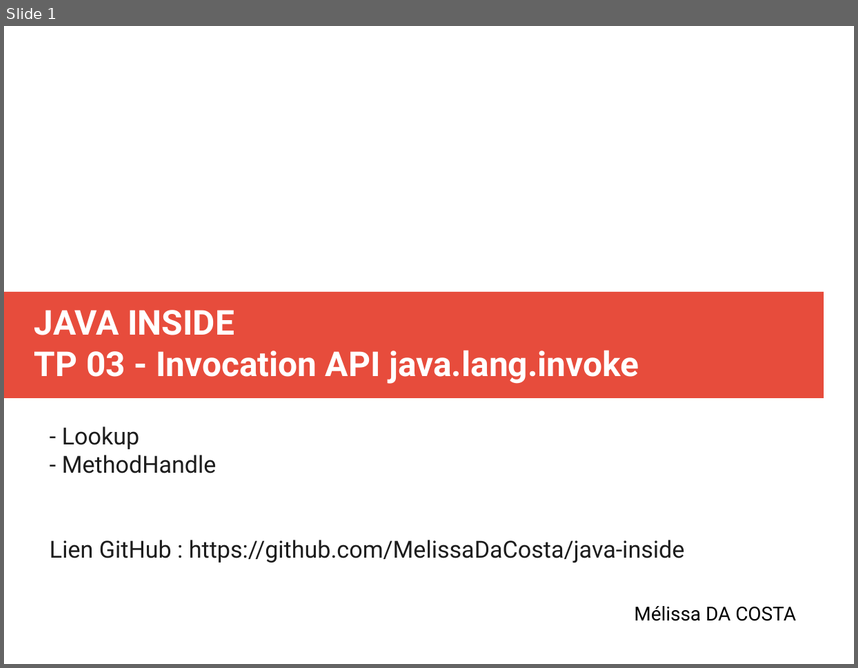
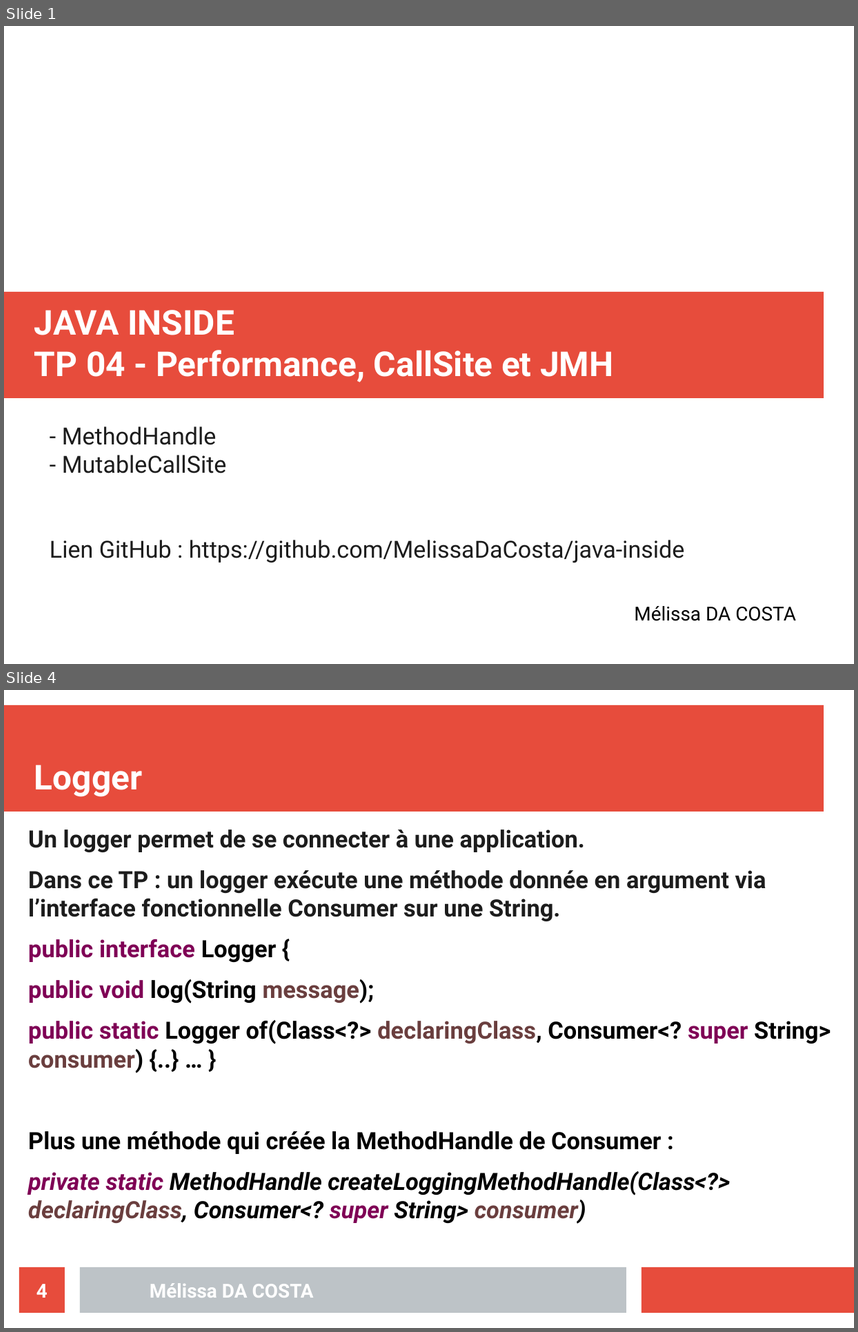
Before and after one commit to MelissaDaCosta/java-inside, a slide deck: lab4/Mélissa_DA_COSTA_slides_TP04.odp. Shown one above the other, each under a label of ours: slide 1 before the commit, slides 1 and 4 after it; the slides between them are not shown. The pictures are 858x668 and 858x1332 pixels, drawn with LibreOffice and Linux fonts; fonts in the diff are those of the drawing. Boxes give left, top, right and bottom in pixels: in the first picture for what was removed or moved away, otherwise in the second. Text is boxed around its words. In the diff, an @@ line names an element or a change of style, - is before the commit and + after.

```diff
--- a/lab4/Mélissa_DA_COSTA_slides_TP04.odp
+++ b/lab4/Mélissa_DA_COSTA_slides_TP04.odp
@@ slide 4 added at box(4, 690, 854, 1328), background #FFFFFF @@
@@ rectangle added at box(4, 705, 824, 812), fill #E74C3C @@
@@ title added at box(34, 765, 143, 797), 32 pt, text #FFFFFF, bold @@
+Logger
@@ text added at box(28, 829, 831, 1223), 22.2 pt, text #000000, bold @@
+Un logger permet de se connecter à une application.
+Dans ce TP : un logger exécute une méthode donnée en argument via l’interface fonctionnelle Consumer sur une String.
+public interface Logger {
+public void log(String message);
+public static Logger of(Class<?> declaringClass, Consumer<? super String> consumer) {..} … }
+Plus une méthode qui créée la MethodHandle de Consumer :
+private static MethodHandle createLoggingMethodHandle(Class<?> declaringClass, Consumer<? super String> consumer)
@@ page number added at box(19, 1267, 65, 1312), fill #E74C3C, 18 pt, text #FFFFFF, bold @@
+4
@@ rectangle added at box(80, 1267, 626, 1312), fill #BDC3C7 @@
@@ rectangle added at box(642, 1267, 854, 1312), fill #E74C3C @@
@@ text added at box(150, 1283, 314, 1297), 18 pt, text #FFFFFF, bold @@
+Mélissa DA COSTA
@@ slide 1 changed as well @@
@@ title at box(34, 310, 613, 382): text changed @@
-JAVA INSIDE
-TP 03 - Invocation API java.lang.invoke
+JAVA INSIDE
+TP 04 - Performance, CallSite et JMH
@@ subtitle at box(62, 426, 139, 449): paragraph removed @@
-- Lookup
@@ subtitle at box(62, 454, 227, 473): paragraph added @@
+- MutableCallSite
```
Also in this commit, not shown: 5 other slides added, 7 slides removed, 1 other file.
